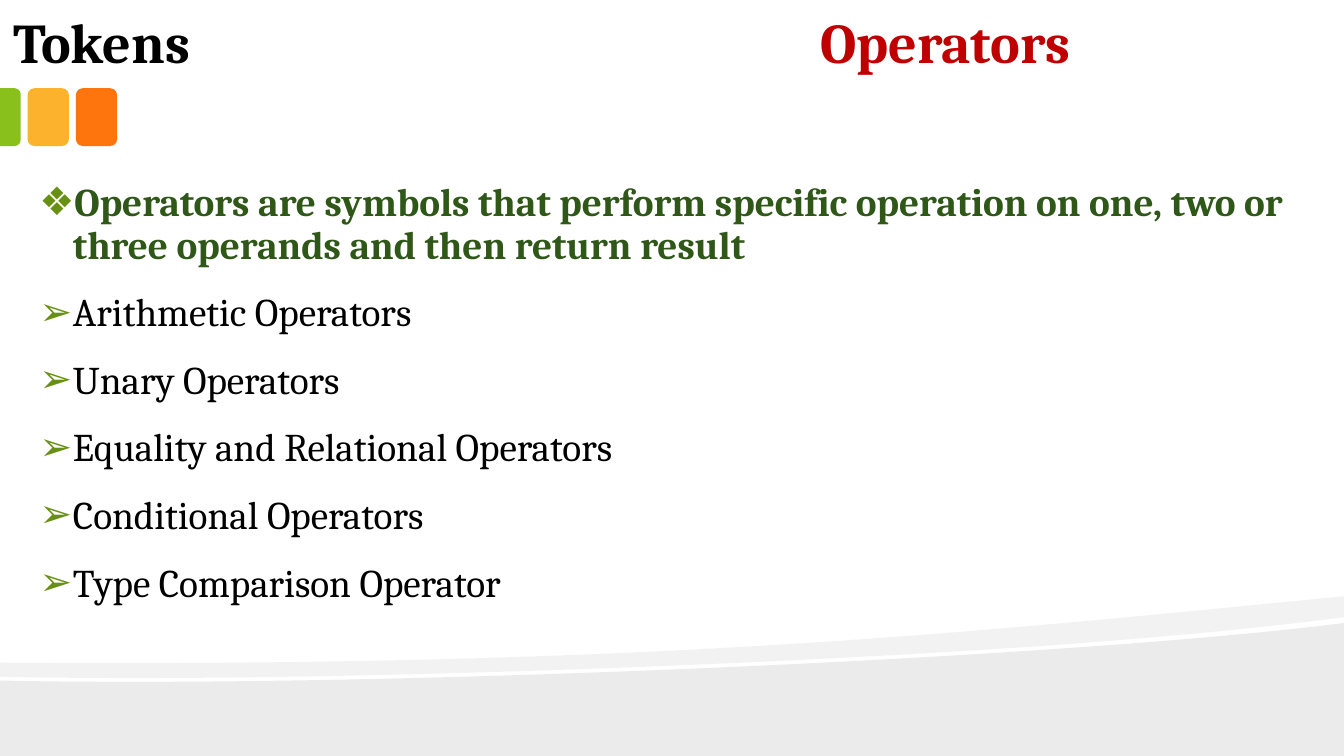
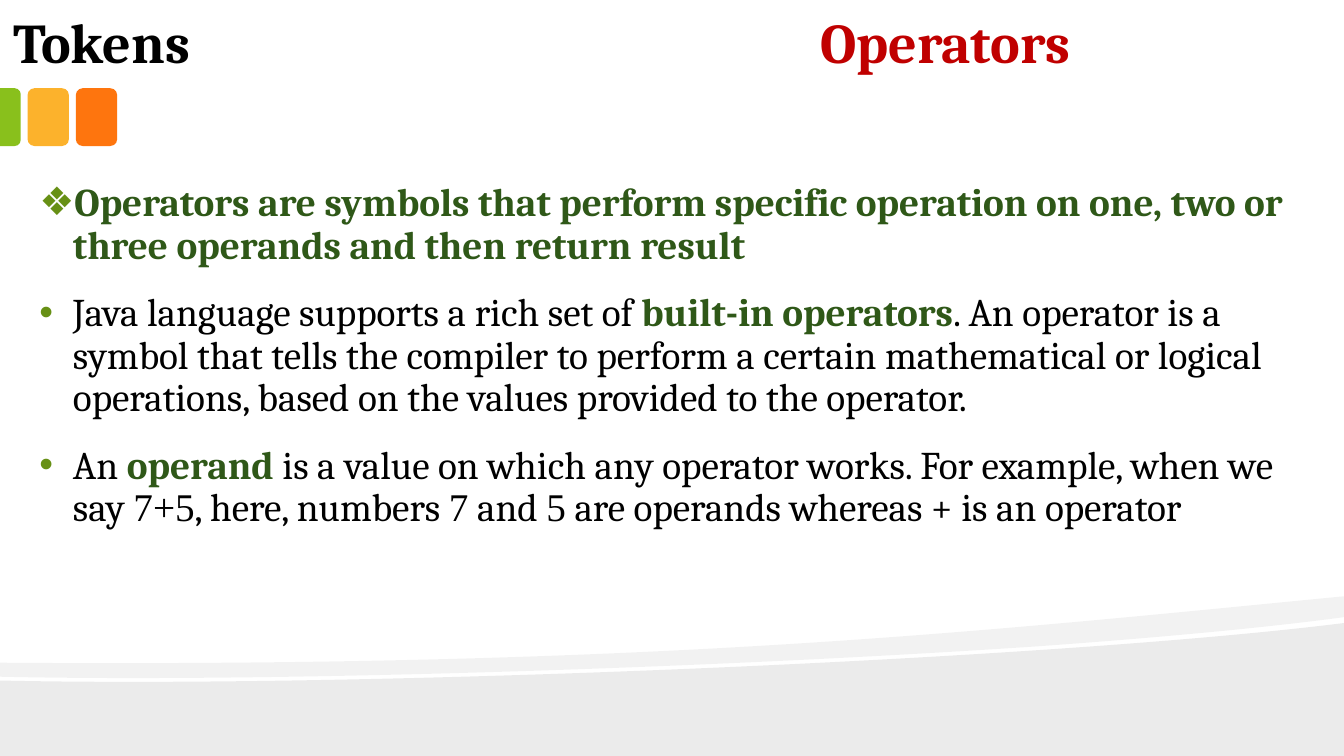
Before and after one commit to anirudhagaikwad/Java_Programming, a slide deck: slide 9 of Java_PPT/#2_Tokens.pptx. Drawn at 1344x756 pixels with LibreOffice and Linux fonts; fonts in the diff are those of the drawing. Boxes give left, top, right and bottom in pixels: in the first picture for what was removed or moved away, otherwise in the second. Text is boxed around its words. In the diff, an @@ line names an element or a change of style, - is before the commit and + after.

```diff
--- a/Java_PPT/#2_Tokens.pptx
+++ b/Java_PPT/#2_Tokens.pptx
@@ text at box(73, 298, 1273, 530): text changed @@
-➢ Arithmetic Operators
-➢ Unary Operators
-➢ Equality and Relational Operators
-➢ Conditional Operators
-➢ Type Comparison Operator
+• Java language supports a rich set of built-in operators. An operator is a symbol that tells the compiler to perform a certain mathematical or logical operations, based on the values provided to the operator.
+• An operand is a value on which any operator works. For example, when we say 7+5, here, numbers 7 and 5 are operands whereas + is an operator
```
Also in this commit, not shown: 4 other slides changed, 11 slides added, 2 slides removed, 16 other files.
